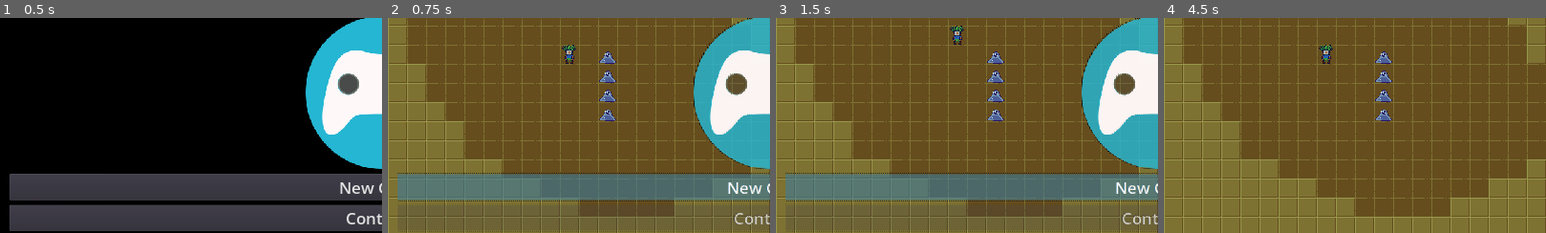
Above: before the commit, frames 1-4 (left to right).
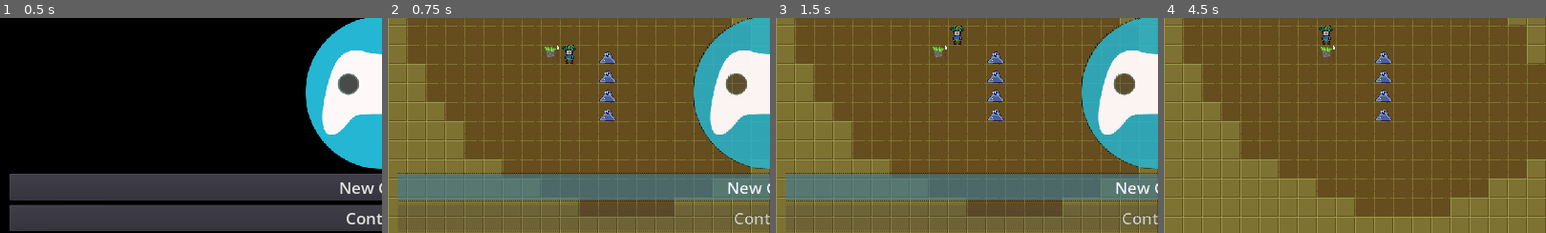
Above: after the commit, the same moments.

Repository: deengames-prototypes/github-game-off-2022
Game: Godot game, scene res://contexts/pregame/scenes/GameLoaderScene.tscn
Same seed, same stepped clock (60 frames per second), same inputs: the game is played once before the commit and once after it.
Inputs:
- Up to frame 1 (0.5 s): no input
- Up to frame 2 (0.75 s): click "New Game" at 0.5 s
- Up to frame 3 (1.5 s): tap Enter at 1.25 s; hold Up (ui_up) from 1.28 s (still down)
- Up to frame 4 (4.5 s): tap Space at 2, 3.5 s; tap Enter at 2.75, 4.25 s; release Up (ui_up) at 2.78 s; hold Left (ui_left) 2.78-4.28 s; hold Down (ui_down) from 4.28 s (still down)
The pictures show only the part of the screen within x 0-50%, y 29-79%; the shares and areas given below are measured in that part.

Frame 1 is identical in both runs. In frame 2, 0.1% of the frame differs, in the area x 41-45%, y 12-19%; in frame 3, 0.1%; in frame 4, 0.4%, in the area x 40-45%, y 3-22%.

Commit message:
Add minion

Diff:
--- /dev/null
+++ b/source/contexts/core/entities/Minion.gd
@@ -0,0 +1,6 @@
+class_name Minion
+
+extends Resource
+
+var health: int = 4
+var tile_position: Vector2 = Vector2()
--- a/source/contexts/core/scenes/DungeonLevelScene.gd
+++ b/source/contexts/core/scenes/DungeonLevelScene.gd
@@ -27,6 +27,11 @@
 		_entities.append(slime)
 		_entities_tile_map.set_cellv(slime.tile_position, _entities_by_name["slime"])
 
+	var minion = Minion.new()
+	minion.tile_position = Vector2(8, 8)
+	_entities_tile_map.set_cellv(minion.tile_position, _entities_by_name["minion"])
+	_entities.append(minion)
+
 func on_player_moved(old_tile_position: Vector2, new_tile_position: Vector2):
 	_player.tile_position = new_tile_position
 	_entities_tile_map.set_cellv(old_tile_position, TileMap.INVALID_CELL)
--- a/source/project.godot
+++ b/source/project.godot
@@ -9,6 +9,11 @@
 config_version=4
 
 _global_script_classes=[ {
+"base": "Resource",
+"class": "Minion",
+"language": "GDScript",
+"path": "res://contexts/core/entities/Minion.gd"
+}, {
 "base": "Reference",
 "class": "MovementCheck",
 "language": "GDScript",
@@ -25,6 +30,7 @@
 "path": "res://contexts/core/entities/Slime.gd"
 } ]
 _global_script_class_icons={
+"Minion": "",
 "MovementCheck": "",
 "Player": "",
 "Slime": ""
--- a/source/tilesets/Entities.tres
+++ b/source/tilesets/Entities.tres
@@ -1,6 +1,7 @@
-[gd_resource type="TileSet" load_steps=2 format=2]
+[gd_resource type="TileSet" load_steps=3 format=2]
 
 [ext_resource path="res://assets/images/tilesets/entities.png" type="Texture" id=1]
+[ext_resource path="res://assets/images/tilesets/minion.png" type="Texture" id=2]
 
 [resource]
 0/name = "player"
@@ -31,3 +32,17 @@
 1/shape_one_way_margin = 0.0
 1/shapes = [  ]
 1/z_index = 0
+2/name = "minion"
+2/texture = ExtResource( 2 )
+2/tex_offset = Vector2( 0, 0 )
+2/modulate = Color( 1, 1, 1, 1 )
+2/region = Rect2( 0, 0, 32, 32 )
+2/tile_mode = 0
+2/occluder_offset = Vector2( 0, 0 )
+2/navigation_offset = Vector2( 0, 0 )
+2/shape_offset = Vector2( 0, 0 )
+2/shape_transform = Transform2D( 1, 0, 0, 1, 0, 0 )
+2/shape_one_way = false
+2/shape_one_way_margin = 0.0
+2/shapes = [  ]
+2/z_index = 0
Binary file added: source/assets/images/tilesets/minion.png
Not shown, added: source/assets/images/tilesets/minion.png.import
Not shown, added: source/assets/images/tilesets/minion.pxo
